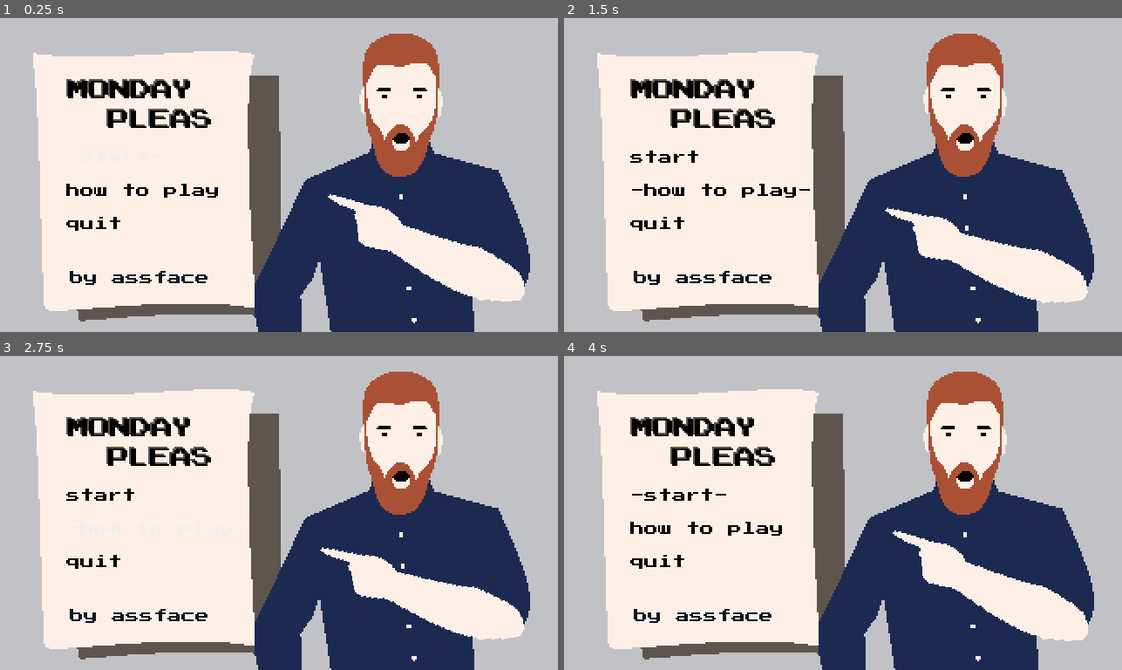
Above: before the commit, frames 1-4 (two rows, left to right).
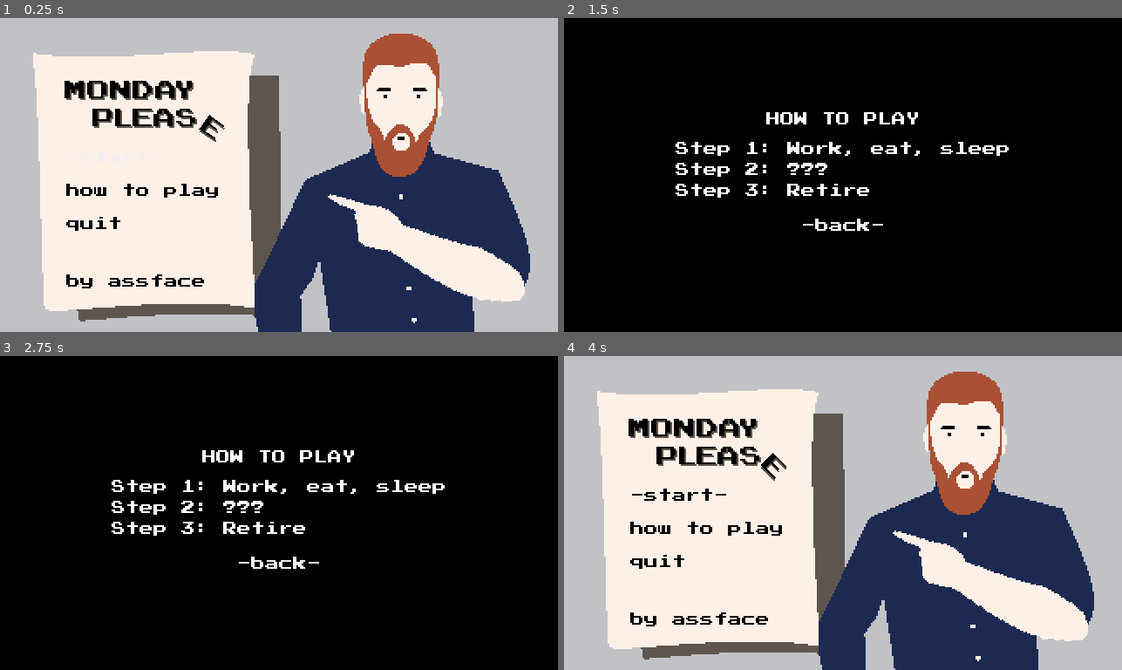
Above: after the commit, the same moments.

Repository: qhoang85/LD47
Game: Godot game, scene res://menus/start_menu.tscn
Same seed, same stepped clock (60 frames per second), same inputs: the game is played once before the commit and once after it. The project has no main scene, so this scene is started directly.
Inputs (mouse positions are in pixels of both pictures, inside the frame that each line leads up to):
- Up to frame 1 (0.25 s): no input
- Up to frame 2 (1.5 s): click "how to play" at 0.5 s; click "-how to play-" (after the commit: "how to play") at 1.25 s
- Up to frame 3 (2.75 s): click (145, 619) at 2 s, where only the run after the commit has a clickable "by assface"
- Up to frame 4 (4 s): click (843, 563) at 2.75 s, where only the run after the commit has a clickable "-back-"; click "start" at 3.5 s

The runs differ from the first frame. In frame 1, 2.4% of the frame differs, in the area x 11-76%, y 19-87%; in frame 2, 97%; in frame 3, 97%, in the area x 0-100%, y 0-100%; in frame 4, 2.4%.

Commit message:
Update

Diff:
--- a/menus/start_menu.gd
+++ b/menus/start_menu.gd
@@ -3,31 +3,41 @@
 onready var start_button = $VBoxContainer/Start
 onready var howto_button = $VBoxContainer/HowTo
 onready var quit_button = $VBoxContainer/Quit
-onready var pointer = $Pointer
+onready var credit_button = $VBoxContainer/Credit
+onready var background = $Background
+onready var pointer = $Arm
+onready var credit_menu = $Credit
+onready var credit_back_button = $Credit/CenterContainer/VBoxContainer/Back
+onready var howto_menu = $HowTo
+onready var howto_back_button = $HowTo/CenterContainer/VBoxContainer/Back
 
 func _ready():
 	start_button.grab_focus()
-
-
-func _process(_delta):
-	pass
+	background.frame = 0
 
 
 func _on_Start_pressed():
-	pass # Replace with function body.
+	player_stats.reset_stats()
 
 
 func _on_HowTo_pressed():
-	pass # Replace with function body.
+	howto_menu.visible = true
+	howto_back_button.grab_focus()
 
 
 func _on_Quit_pressed():
 	get_tree().quit()
 
 
+func _on_Credit_pressed():
+	credit_menu.visible = true
+	credit_back_button.grab_focus()
+
+
 func _on_Start_focus_entered():
 	start_button.set_text("-start-")
 	pointer.rotation_degrees = -5
+	background.frame = 0
 
 
 func _on_Start_focus_exited():
@@ -38,16 +48,50 @@
 func _on_HowTo_focus_entered():
 	howto_button.set_text("-how to play-")
 	pointer.rotation_degrees = -10
+	background.frame = 1
 
 
 func _on_HowTo_focus_exited():
 	howto_button.set_text("how to play")
 
 
+func _on_HowTo_Back_pressed():
+	howto_menu.visible = false
+	howto_button.grab_focus()
+
+
+func _on_HowTo_Back_gui_input(_event):
+	if Input.is_action_just_pressed("ui_cancel"):
+		howto_menu.visible = false
+		howto_button.grab_focus()
+
+
 func _on_Quit_focus_entered():
 	quit_button.set_text("-quit-")
 	pointer.rotation_degrees = -20
+	background.frame = 2
 
 
 func _on_Quit_focus_exited():
 	quit_button.set_text("quit")
+
+
+func _on_Credit_focus_entered():
+	credit_button.set_text("-by assface-")
+	pointer.rotation_degrees = 23
+	background.frame = 3
+
+
+func _on_Credit_focus_exited():
+	credit_button.set_text("by assface")
+
+
+func _on_Credit_Back_pressed():
+	credit_menu.visible = false
+	credit_button.grab_focus()
+
+
+func _on_Credit_Back_gui_input(_event):
+	if Input.is_action_just_pressed("ui_cancel"):
+		credit_menu.visible = false
+		credit_button.grab_focus()
--- a/menus/start_menu.tscn
+++ b/menus/start_menu.tscn
@@ -1,6 +1,7 @@
-[gd_scene load_steps=9 format=2]
+[gd_scene load_steps=13 format=2]
 
 [ext_resource path="res://utils/PressStart2P.tres" type="DynamicFont" id=1]
+[ext_resource path="res://menus/start_menu_e.png" type="Texture" id=2]
 [ext_resource path="res://menus/start_menu.gd" type="Script" id=3]
 [ext_resource path="res://menus/start_menu_pointer.png" type="Texture" id=4]
 [ext_resource path="res://menus/start_menu_main.png" type="Texture" id=5]
@@ -10,13 +11,15 @@
 [sub_resource type="StyleBoxEmpty" id=2]
 
 [sub_resource type="StyleBoxEmpty" id=3]
+
+[sub_resource type="StyleBoxEmpty" id=5]
 
 [sub_resource type="Animation" id=4]
 resource_name = "Animate"
 length = 0.2
 loop = true
 tracks/0/type = "value"
-tracks/0/path = NodePath("Pointer/Pointer:rotation_degrees")
+tracks/0/path = NodePath("Arm/Arm:rotation_degrees")
 tracks/0/interp = 1
 tracks/0/loop_wrap = true
 tracks/0/imported = false
@@ -28,6 +31,25 @@
 "values": [ -0.5, 0.5 ]
 }
 
+[sub_resource type="Animation" id=6]
+resource_name = "Animate"
+length = 0.2
+loop = true
+tracks/0/type = "value"
+tracks/0/path = NodePath("Letter E:rotation_degrees")
+tracks/0/interp = 1
+tracks/0/loop_wrap = true
+tracks/0/imported = false
+tracks/0/enabled = true
+tracks/0/keys = {
+"times": PoolRealArray( 0, 0.1 ),
+"transitions": PoolRealArray( 1, 1 ),
+"update": 1,
+"values": [ -10.0, 0.0 ]
+}
+
+[sub_resource type="StyleBoxEmpty" id=7]
+
 [node name="StartMenu" type="Control"]
 script = ExtResource( 3 )
 __meta__ = {
@@ -37,14 +59,23 @@
 [node name="Background" type="Sprite" parent="."]
 texture = ExtResource( 5 )
 centered = false
-
-[node name="Pointer" type="Position2D" parent="."]
+hframes = 4
+
+[node name="Letter E" type="Position2D" parent="."]
+position = Vector2( 120, 56 )
+
+[node name="Letter E" type="Sprite" parent="Letter E"]
+position = Vector2( 0, 8 )
+rotation = 0.785398
+scale = Vector2( 1, 1 )
+texture = ExtResource( 2 )
+
+[node name="Arm" type="Position2D" parent="."]
 position = Vector2( 288, 160 )
-rotation = -0.349066
-
-[node name="Pointer" type="Sprite" parent="Pointer"]
+
+[node name="Arm" type="Sprite" parent="Arm"]
 position = Vector2( -40, -32 )
-rotation = 0.00872665
+rotation = -0.00872665
 texture = ExtResource( 4 )
 
 [node name="VBoxContainer" type="VBoxContainer" parent="."]
@@ -60,7 +91,7 @@
 [node name="Start" type="Button" parent="VBoxContainer"]
 margin_right = 100.0
 margin_bottom = 15.0
-focus_neighbour_top = NodePath("../Quit")
+focus_neighbour_top = NodePath("../Credit")
 custom_styles/focus = SubResource( 1 )
 custom_fonts/font = ExtResource( 1 )
 custom_colors/font_color = Color( 0, 0, 0, 1 )
@@ -87,7 +118,6 @@
 margin_top = 38.0
 margin_right = 100.0
 margin_bottom = 53.0
-focus_neighbour_bottom = NodePath("../Start")
 custom_styles/focus = SubResource( 3 )
 custom_fonts/font = ExtResource( 1 )
 custom_colors/font_color = Color( 0, 0, 0, 1 )
@@ -100,27 +130,200 @@
 [node name="Gap" type="Control" parent="VBoxContainer"]
 margin_top = 57.0
 margin_right = 100.0
-margin_bottom = 57.0
-__meta__ = {
-"_edit_use_anchors_": false
-}
-
-[node name="Credit" type="Label" parent="."]
-margin_left = 40.0
-margin_top = 144.0
-margin_right = 140.0
-margin_bottom = 153.0
-custom_fonts/font = ExtResource( 1 )
-custom_colors/font_color = Color( 0.0313726, 0.0941176, 0.12549, 1 )
+margin_bottom = 67.0
+rect_min_size = Vector2( 0, 10 )
+__meta__ = {
+"_edit_use_anchors_": false
+}
+
+[node name="Credit" type="Button" parent="VBoxContainer"]
+margin_top = 71.0
+margin_right = 100.0
+margin_bottom = 86.0
+focus_neighbour_bottom = NodePath("../Start")
+custom_styles/focus = SubResource( 5 )
+custom_fonts/font = ExtResource( 1 )
+custom_colors/font_color = Color( 0, 0, 0, 1 )
+custom_colors/font_color_hover = Color( 0, 0, 0, 1 )
+custom_colors/font_color_pressed = Color( 0, 0, 0, 1 )
 text = "by assface"
-__meta__ = {
-"_edit_use_anchors_": false
-}
+flat = true
+align = 0
 
 [node name="AnimationPlayer" type="AnimationPlayer" parent="."]
 autoplay = "Animate"
 playback_speed = 0.25
 anims/Animate = SubResource( 4 )
+
+[node name="AnimationPlayer2" type="AnimationPlayer" parent="."]
+autoplay = "Animate"
+playback_speed = 0.25
+anims/Animate = SubResource( 6 )
+
+[node name="HowTo" type="ColorRect" parent="."]
+visible = false
+anchor_right = 1.0
+anchor_bottom = 1.0
+margin_right = 320.0
+margin_bottom = 180.0
+color = Color( 0, 0, 0, 1 )
+__meta__ = {
+"_edit_use_anchors_": false
+}
+
+[node name="CenterContainer" type="CenterContainer" parent="HowTo"]
+anchor_right = 1.0
+anchor_bottom = 1.0
+__meta__ = {
+"_edit_use_anchors_": false
+}
+
+[node name="VBoxContainer" type="VBoxContainer" parent="HowTo/CenterContainer"]
+margin_left = 64.0
+margin_top = 53.0
+margin_right = 256.0
+margin_bottom = 126.0
+
+[node name="Label" type="Label" parent="HowTo/CenterContainer/VBoxContainer"]
+margin_right = 192.0
+margin_bottom = 9.0
+custom_fonts/font = ExtResource( 1 )
+text = "HOW TO PLAY"
+align = 1
+__meta__ = {
+"_edit_use_anchors_": false
+}
+
+[node name="Gap" type="Control" parent="HowTo/CenterContainer/VBoxContainer"]
+margin_top = 13.0
+margin_right = 192.0
+margin_bottom = 13.0
+__meta__ = {
+"_edit_use_anchors_": false
+}
+
+[node name="Label2" type="Label" parent="HowTo/CenterContainer/VBoxContainer"]
+margin_top = 17.0
+margin_right = 192.0
+margin_bottom = 50.0
+custom_fonts/font = ExtResource( 1 )
+text = "Step 1: Work, eat, sleep
+Step 2: ???
+Step 3: Retire"
+__meta__ = {
+"_edit_use_anchors_": false
+}
+
+[node name="Gap2" type="Control" parent="HowTo/CenterContainer/VBoxContainer"]
+margin_top = 54.0
+margin_right = 192.0
+margin_bottom = 54.0
+__meta__ = {
+"_edit_use_anchors_": false
+}
+
+[node name="Back" type="Button" parent="HowTo/CenterContainer/VBoxContainer"]
+margin_top = 58.0
+margin_right = 192.0
+margin_bottom = 73.0
+focus_neighbour_left = NodePath(".")
+focus_neighbour_top = NodePath(".")
+focus_neighbour_right = NodePath(".")
+focus_neighbour_bottom = NodePath(".")
+custom_styles/focus = SubResource( 7 )
+custom_fonts/font = ExtResource( 1 )
+custom_colors/font_color_hover = Color( 1, 1, 1, 1 )
+text = "-back-"
+flat = true
+__meta__ = {
+"_edit_use_anchors_": false
+}
+
+[node name="Credit" type="ColorRect" parent="."]
+visible = false
+anchor_right = 1.0
+anchor_bottom = 1.0
+margin_right = 320.0
+margin_bottom = 180.0
+color = Color( 0, 0, 0, 1 )
+
+[node name="CenterContainer" type="CenterContainer" parent="Credit"]
+anchor_right = 1.0
+anchor_bottom = 1.0
+__meta__ = {
+"_edit_use_anchors_": false
+}
+
+[node name="VBoxContainer" type="VBoxContainer" parent="Credit/CenterContainer"]
+margin_left = 130.0
+margin_top = 59.0
+margin_right = 190.0
+margin_bottom = 121.0
+
+[node name="Label" type="Label" parent="Credit/CenterContainer/VBoxContainer"]
+margin_right = 60.0
+margin_bottom = 9.0
+custom_fonts/font = ExtResource( 1 )
+text = "MADE BY"
+align = 1
+__meta__ = {
+"_edit_use_anchors_": false
+}
+
+[node name="Gap" type="Control" parent="Credit/CenterContainer/VBoxContainer"]
+margin_top = 13.0
+margin_right = 60.0
+margin_bottom = 13.0
+__meta__ = {
+"_edit_use_anchors_": false
+}
+
+[node name="Label2" type="Label" parent="Credit/CenterContainer/VBoxContainer"]
+margin_top = 17.0
+margin_right = 60.0
+margin_bottom = 26.0
+custom_fonts/font = ExtResource( 1 )
+text = "Face"
+align = 1
+__meta__ = {
+"_edit_use_anchors_": false
+}
+
+[node name="Label3" type="Label" parent="Credit/CenterContainer/VBoxContainer"]
+margin_top = 30.0
+margin_right = 60.0
+margin_bottom = 39.0
+custom_fonts/font = ExtResource( 1 )
+text = "Scar"
+align = 1
+__meta__ = {
+"_edit_use_anchors_": false
+}
+
+[node name="Gap2" type="Control" parent="Credit/CenterContainer/VBoxContainer"]
+margin_top = 43.0
+margin_right = 60.0
+margin_bottom = 43.0
+__meta__ = {
+"_edit_use_anchors_": false
+}
+
+[node name="Back" type="Button" parent="Credit/CenterContainer/VBoxContainer"]
+margin_top = 47.0
+margin_right = 60.0
+margin_bottom = 62.0
+focus_neighbour_left = NodePath(".")
+focus_neighbour_top = NodePath(".")
+focus_neighbour_right = NodePath(".")
+focus_neighbour_bottom = NodePath(".")
+custom_styles/focus = SubResource( 7 )
+custom_fonts/font = ExtResource( 1 )
+custom_colors/font_color_hover = Color( 1, 1, 1, 1 )
+text = "-back-"
+flat = true
+__meta__ = {
+"_edit_use_anchors_": false
+}
 [connection signal="focus_entered" from="VBoxContainer/Start" to="." method="_on_Start_focus_entered"]
 [connection signal="focus_exited" from="VBoxContainer/Start" to="." method="_on_Start_focus_exited"]
 [connection signal="pressed" from="VBoxContainer/Start" to="." method="_on_Start_pressed"]
@@ -130,3 +333,10 @@
 [connection signal="focus_entered" from="VBoxContainer/Quit" to="." method="_on_Quit_focus_entered"]
 [connection signal="focus_exited" from="VBoxContainer/Quit" to="." method="_on_Quit_focus_exited"]
 [connection signal="pressed" from="VBoxContainer/Quit" to="." method="_on_Quit_pressed"]
+[connection signal="focus_entered" from="VBoxContainer/Credit" to="." method="_on_Credit_focus_entered"]
+[connection signal="focus_exited" from="VBoxContainer/Credit" to="." method="_on_Credit_focus_exited"]
+[connection signal="pressed" from="VBoxContainer/Credit" to="." method="_on_Credit_pressed"]
+[connection signal="gui_input" from="HowTo/CenterContainer/VBoxContainer/Back" to="." method="_on_HowTo_Back_gui_input"]
+[connection signal="pressed" from="HowTo/CenterContainer/VBoxContainer/Back" to="." method="_on_HowTo_Back_pressed"]
+[connection signal="gui_input" from="Credit/CenterContainer/VBoxContainer/Back" to="." method="_on_Credit_Back_gui_input"]
+[connection signal="pressed" from="Credit/CenterContainer/VBoxContainer/Back" to="." method="_on_Credit_Back_pressed"]
--- /dev/null
+++ b/player_stats.gd
@@ -0,0 +1,12 @@
+extends Node
+
+
+var day = 1
+var funds = 1800
+var goal = 100000
+
+
+func reset_stats():
+	day = 1
+	funds = 1000
+	goal = 100000
--- a/project.godot
+++ b/project.godot
@@ -17,6 +17,10 @@
 
 config/name="LD47"
 config/icon="res://icon.png"
+
+[autoload]
+
+player_stats="*res://player_stats.gd"
 
 [display]
 
--- /dev/null
+++ b/ui/top.gd
@@ -0,0 +1,13 @@
+extends ColorRect
+
+onready var day = $Day
+onready var funds = $Funds
+
+
+func _ready():
+	update_top_bar()
+
+
+func update_top_bar():
+	day.set_text("Day:" + str(player_stats.day))
+	funds.set_text("$" + str(player_stats.funds) + "/" + "$" + str(player_stats.goal))
--- /dev/null
+++ b/ui/top.tscn
@@ -0,0 +1,34 @@
+[gd_scene load_steps=3 format=2]
+
+[ext_resource path="res://utils/PressStart2P.tres" type="DynamicFont" id=1]
+[ext_resource path="res://ui/top.gd" type="Script" id=2]
+
+[node name="Top" type="ColorRect"]
+margin_right = 320.0
+margin_bottom = 9.0
+color = Color( 0, 0, 0, 1 )
+script = ExtResource( 2 )
+__meta__ = {
+"_edit_use_anchors_": false
+}
+
+[node name="Day" type="Label" parent="."]
+anchor_right = 1.0
+anchor_bottom = 1.0
+margin_left = 3.0
+custom_fonts/font = ExtResource( 1 )
+text = "DAY:1"
+__meta__ = {
+"_edit_use_anchors_": false
+}
+
+[node name="Funds" type="Label" parent="."]
+anchor_right = 1.0
+anchor_bottom = 1.0
+margin_right = -3.0
+custom_fonts/font = ExtResource( 1 )
+text = "$100/100000"
+align = 2
+__meta__ = {
+"_edit_use_anchors_": false
+}
--- /dev/null
+++ b/ui/ui.tscn
@@ -0,0 +1,7 @@
+[gd_scene load_steps=2 format=2]
+
+[ext_resource path="res://ui/top.tscn" type="PackedScene" id=1]
+
+[node name="UI" type="CanvasLayer"]
+
+[node name="Top" parent="." instance=ExtResource( 1 )]
--- a/utils/Music.tscn
+++ b/utils/Music.tscn
@@ -1,6 +1,6 @@
 [gd_scene load_steps=2 format=2]
 
-[ext_resource path="res://utils/Music.gd" type="Script" id=1]
+[ext_resource path="res://utils/music.gd" type="Script" id=1]
 
 [node name="Music" type="Node"]
 script = ExtResource( 1 )
--- a/utils/SoundFX.tscn
+++ b/utils/sfx.tscn
@@ -1,6 +1,7 @@
 [gd_scene load_steps=2 format=2]
 
-[ext_resource path="res://utils/SoundFX.gd" type="Script" id=1]
+[ext_resource path="res://utils/sfx.gd" type="Script" id=1]
+
 
 [node name="SoundFX" type="Node"]
 script = ExtResource( 1 )
Binary file added: menus/start_menu_e.png
Not shown, changed: menus/start_menu_e.png.import
Binary file changed: menus/start_menu_main.png
Renamed: utils/SoundFX.gd -> utils/sfx.gd
